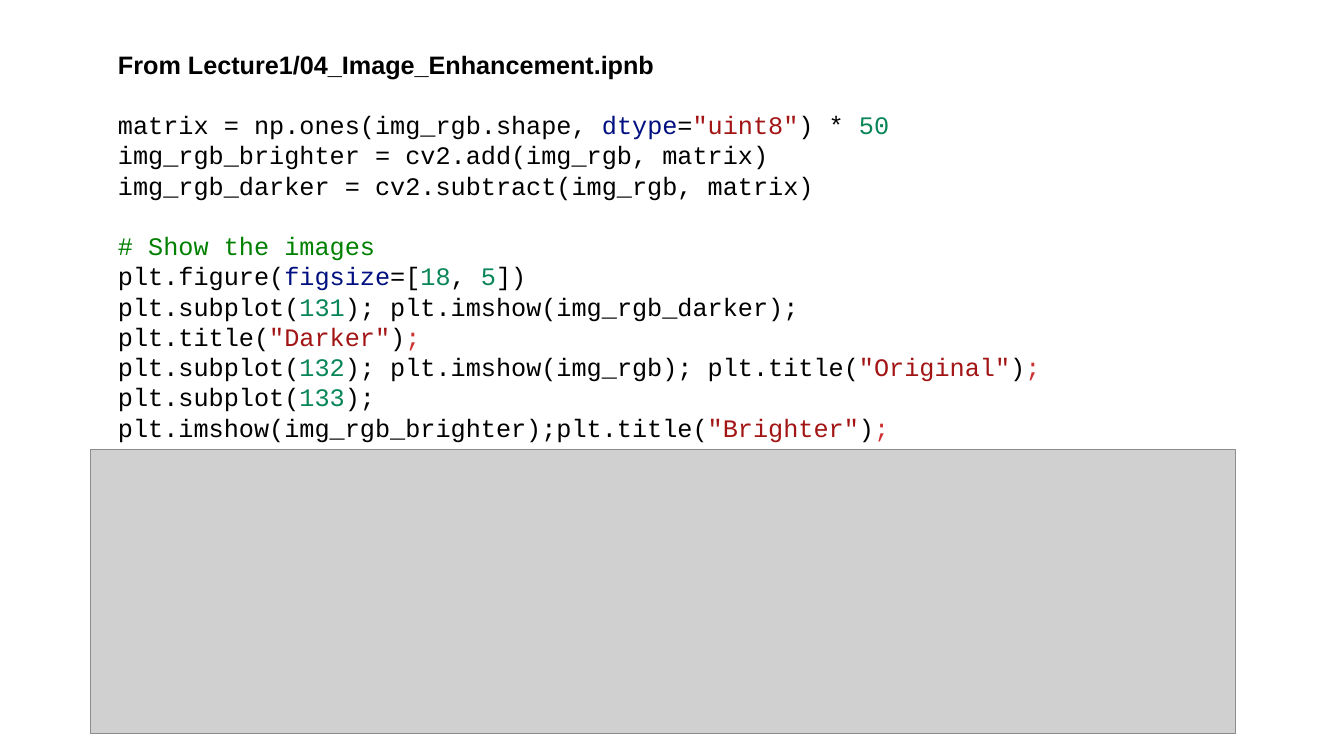
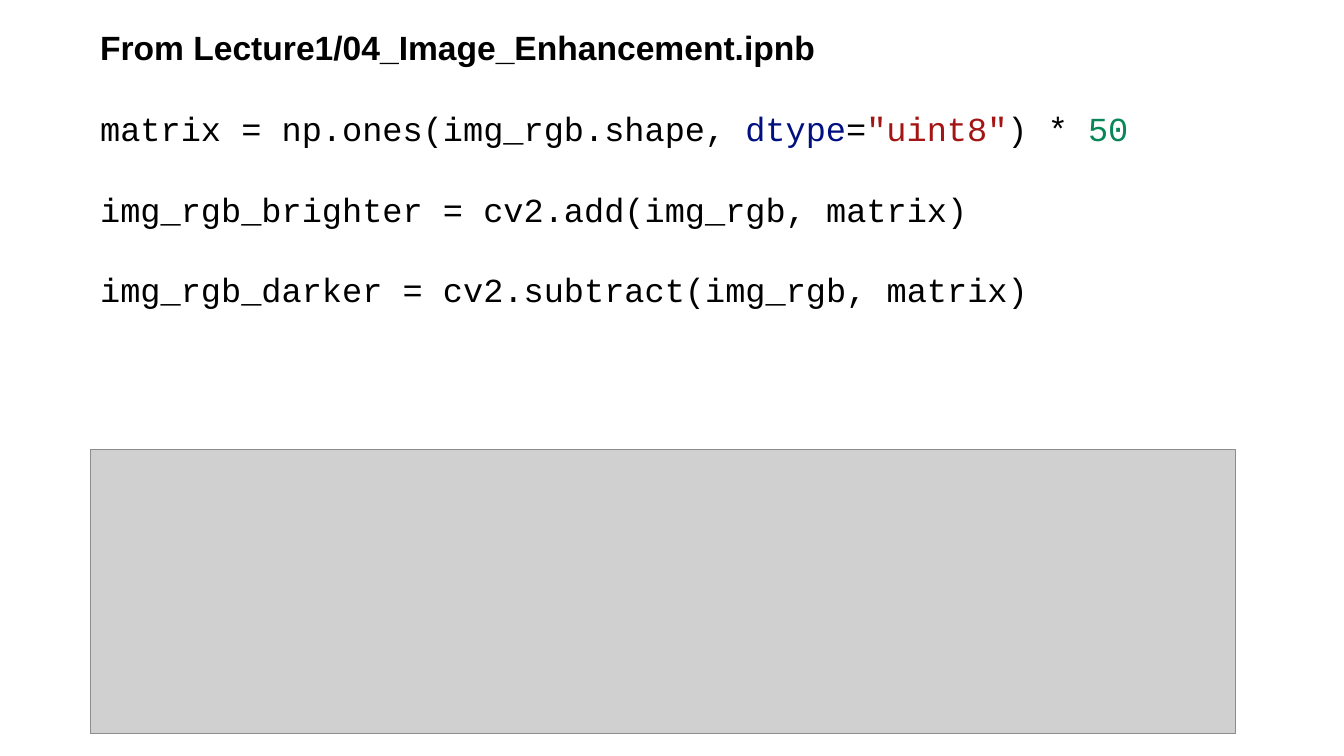
Before and after one commit to SSOE-ECE1390/LecturePowerPoints, a slide deck: slide 4 of ECE1390_Lecture2.pptx. Drawn at 1344x756 pixels with LibreOffice and Linux fonts; fonts in the diff are those of the drawing; grey boxes stand for pictures. Boxes give left, top, right and bottom in pixels: in the first picture for what was removed or moved away, otherwise in the second. Text is boxed around its words. In the diff, an @@ line names an element or a change of style, - is before the commit and + after.

```diff
--- a/ECE1390_Lecture2.pptx
+++ b/ECE1390_Lecture2.pptx
@@ text "From Lecture1/04_Image_Enhancement.ipnb": place and size @@
-text "From Lecture1/04_Image_Enhancement.ipnb" at box(118, 55, 1041, 443)
+text "From Lecture1/04_Image_Enhancement.ipnb" at box(100, 35, 1128, 309)
@@ text "From Lecture1/04_Image_Enhancement.ipnb" at box(100, 35, 1128, 309): size 18 to 24 pt @@
@@ text at box(118, 237, 1041, 443): paragraphs removed @@
-# Show the images
-plt.figure(figsize=[18, 5])
-plt.subplot(131); plt.imshow(img_rgb_darker); plt.title("Darker");
-plt.subplot(132); plt.imshow(img_rgb); plt.title("Original");
-plt.subplot(133); plt.imshow(img_rgb_brighter);plt.title("Brighter");
```
Also in this commit, not shown: 14 other slides changed, 4 slides added, 2 other files.
